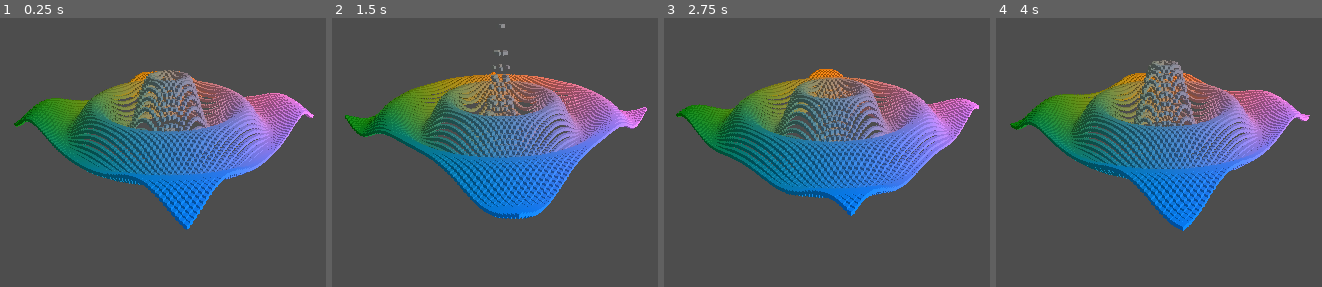
Above: before the commit, frames 1-4 (left to right).
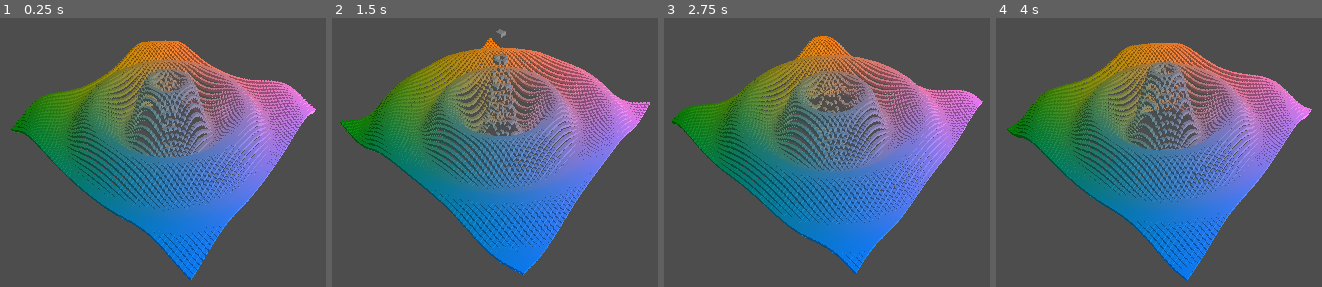
Above: after the commit, the same moments.

Repository: lcrol77/godot-coding-challenges
Game: Godot game, scene res://graph.tscn
Two runs of this game, one before a commit and one after it. Both use one fixed random seed, a clock stepped at 60 frames per second and the inputs below.
Inputs:
- Up to frame 1 (0.25 s): no input
- Up to frame 2 (1.5 s): no input
- Up to frame 3 (2.75 s): no input
- Up to frame 4 (4 s): no input

The runs differ from the first frame. In frame 1, 33% of the frame differs, in the area x 3-97%, y 8-98%; in frame 2, 34%, in the area x 2-98%, y 2-96%; in frame 3, 33%; in frame 4, 34%.

Commit message:
camera adjustment

Diff:
--- a/graph/graph.tscn
+++ b/graph/graph.tscn
@@ -15,7 +15,6 @@
 ambient_light_energy = 0.35
 
 [node name="Graph" type="Node3D" node_paths=PackedStringArray("points_container")]
-transform = Transform3D(1, 0, 0, 0, 1, 0, 0, 0, 1, 0, 0, 0)
 script = ExtResource("1_41hjn")
 point_prefab = ExtResource("2_2637j")
 points_container = NodePath("Points")
@@ -23,7 +22,7 @@
 resolution = 70
 
 [node name="Camera3D" type="Camera3D" parent="."]
-transform = Transform3D(0.656752, 0.293113, -0.694808, 0, 0.921368, 0.388689, 0.754104, -0.255273, 0.605111, -2.04249, 1.14261, 1.77881)
+transform = Transform3D(0.638063, 0.509746, -0.577089, 0, 0.749482, 0.662022, 0.769982, -0.422413, 0.478218, -1.65657, 1.90038, 1.37276)
 fov = 71.1622
 size = 2.0
 
